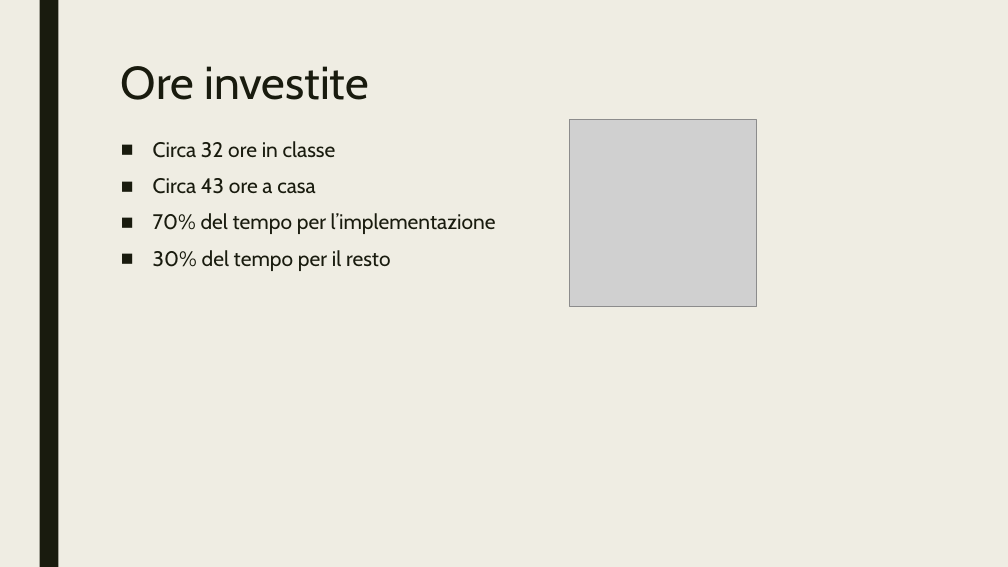
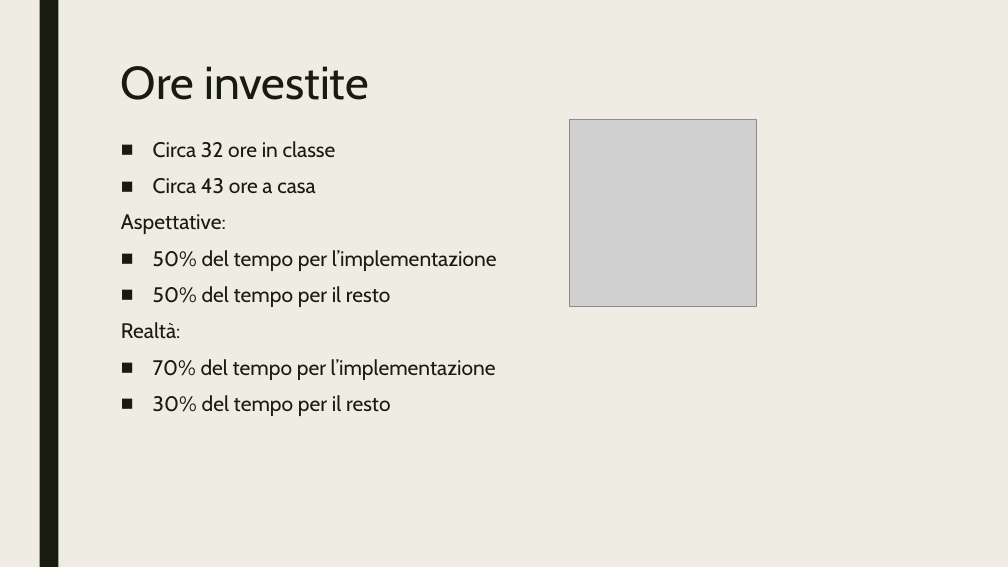
Before and after one commit to mattialazzaroni/Progetto1, a slide deck: slide 13 of Presentazione/PresentazioneLazzaroni.pptx. Drawn at 1008x567 pixels with LibreOffice and Linux fonts; fonts in the diff are those of the drawing; grey boxes stand for pictures. Boxes give left, top, right and bottom in pixels: in the first picture for what was removed or moved away, otherwise in the second. Text is boxed around its words. In the diff, an @@ line names an element or a change of style, - is before the commit and + after.

```diff
--- a/Presentazione/PresentazioneLazzaroni.pptx
+++ b/Presentazione/PresentazioneLazzaroni.pptx
@@ text at box(121, 214, 497, 339): paragraphs added @@
+Aspettative:
+■ 50% del tempo per l’implementazione
+■ 50% del tempo per il resto
+Realtà:
```
Also in this commit, not shown: 7 other slides changed, 4 other files.
